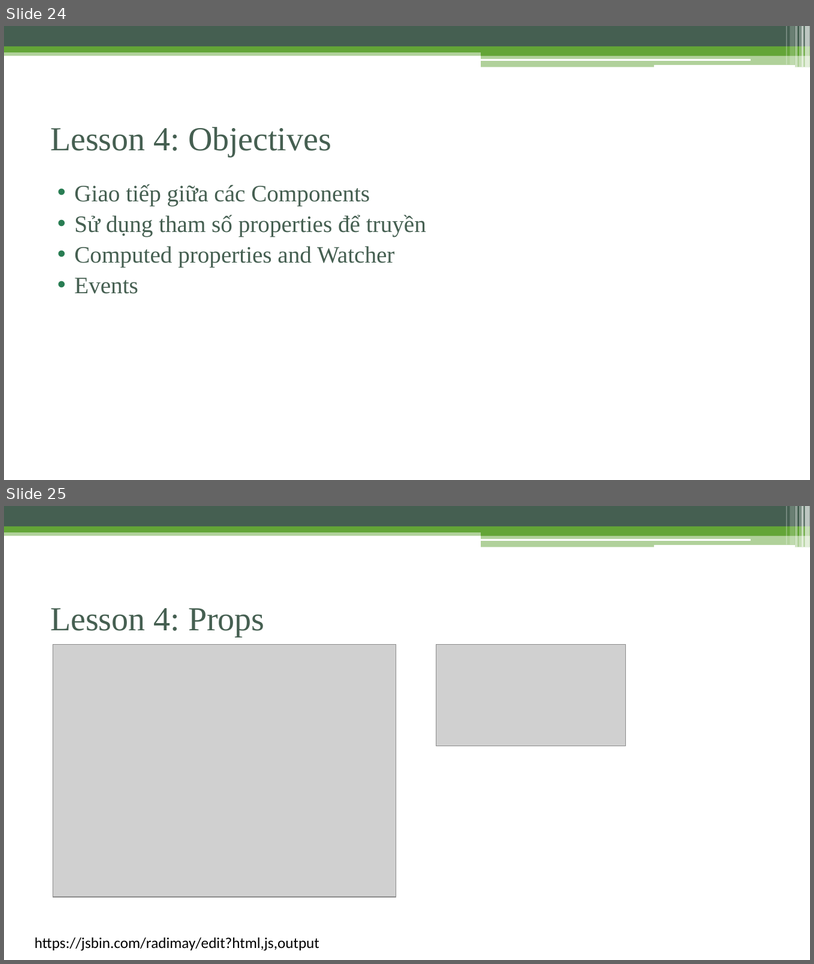
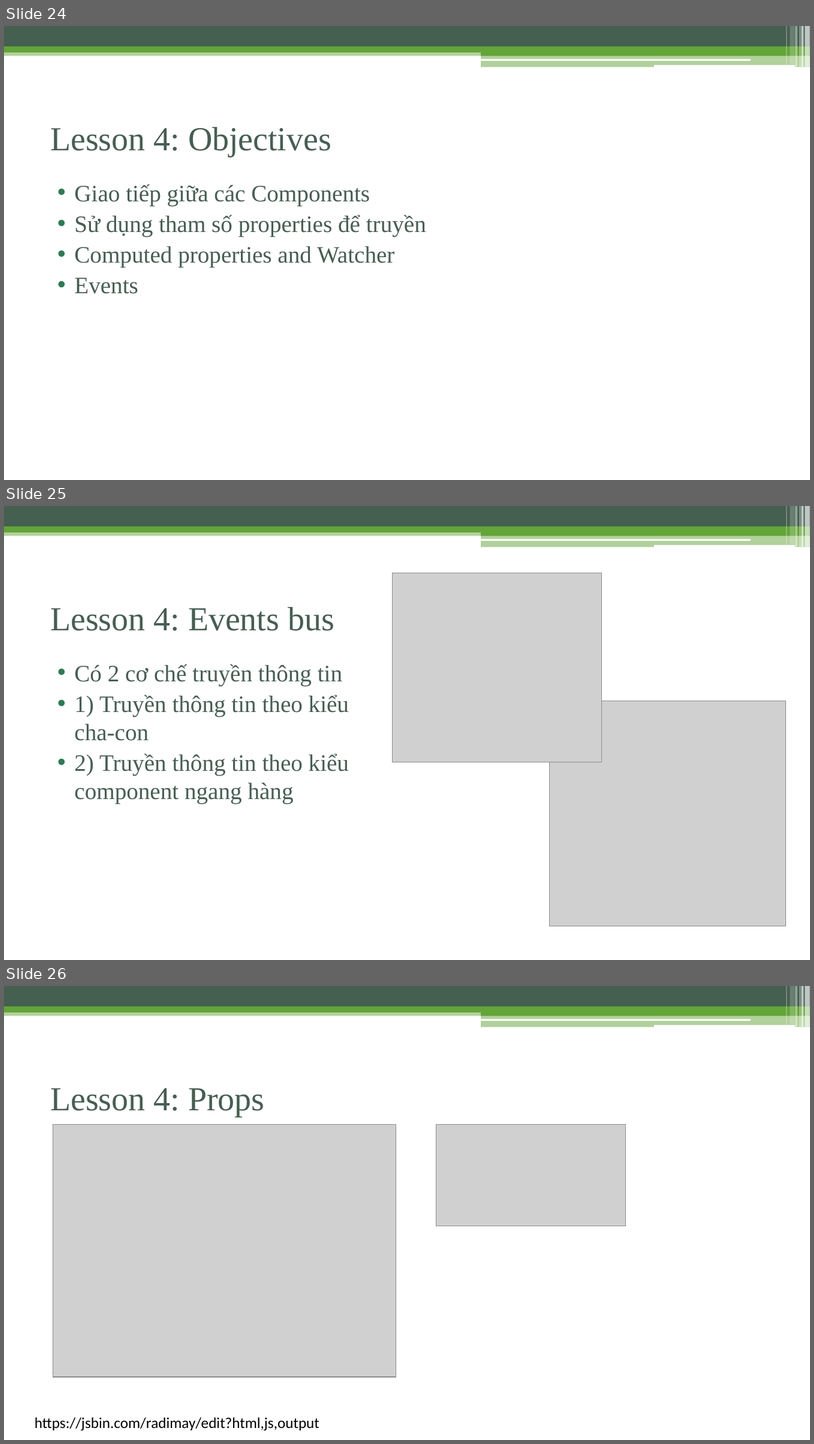
Before and after one commit to phamtuanchip/7dayswithvuejs, a slide deck: vuejs-2.0.pptx. Shown one above the other, each under a label of ours: slides 24 and 25 before the commit, slides 24, 25 and 26 after it. The pictures are 814x964 and 814x1444 pixels, drawn with LibreOffice and Linux fonts; fonts in the diff are those of the drawing; grey boxes stand for pictures. Boxes give left, top, right and bottom in pixels: in the first picture for what was removed or moved away, otherwise in the second. Text is boxed around its words. In the diff, an @@ line names an element or a change of style, - is before the commit and + after.

```diff
--- a/vuejs-2.0.pptx
+++ b/vuejs-2.0.pptx
@@ slide 25 added at [4,506,810,960], background #FFFFFF; not listed: 13 template elements that a slide beside it also shows @@
@@ picture added at [392,573,602,762] @@
@@ title added at [50,607,335,631], 40 pt, text #455F51 @@
+Lesson 4: Events bus
@@ text added at [74,664,349,804], 28 pt, text #455F51 @@
+• Có 2 cơ chế truyền thông tin
+• 1) Truyền thông tin theo kiểu cha-con
+• 2) Truyền thông tin theo kiểu component ngang hàng
@@ picture added at [549,701,786,926] @@
@@ what was slide 25 is now slide 26 @@
```
Also in this commit, not shown: 9 slides changed, 2 other files.
